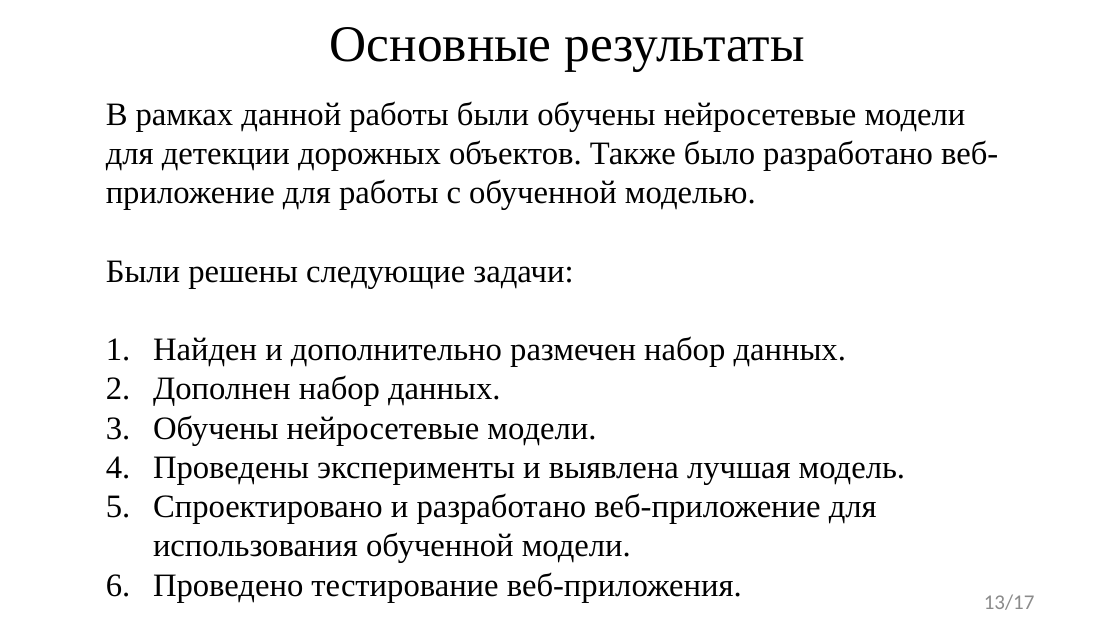
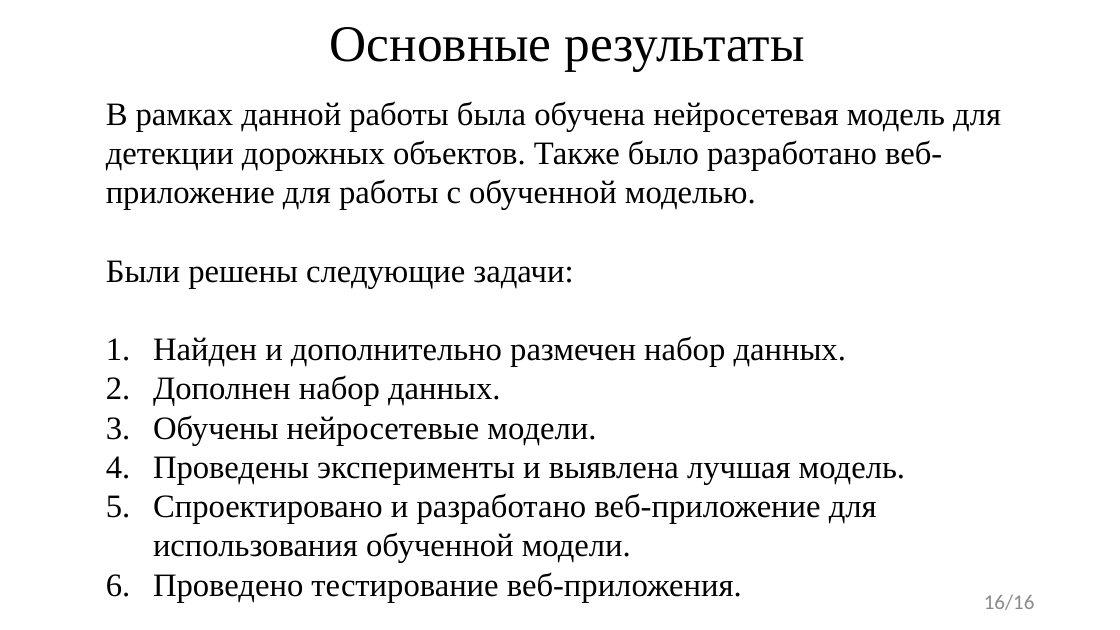
Before and after one commit to FaceMan01/Homework, a slide deck: slide 16 of ВКР/Презентация ВКР.pptx (slide 13 before the commit). Drawn at 1120x630 pixels with LibreOffice and Linux fonts; fonts in the diff are those of the drawing. Boxes give left, top, right and bottom in pixels: in the first picture for what was removed or moved away, otherwise in the second. Text is boxed around its words. In the diff, an @@ line names an element or a change of style, - is before the commit and + after.

```diff
--- a/ВКР/Презентация ВКР.pptx
+++ b/ВКР/Презентация ВКР.pptx
@@ text at <box>106,101,1001,210</box>: text changed @@
-В рамках данной работы были обучены нейросетевые модели для детекции дорожных объектов. Также было разработано веб-приложение для работы с обученной моделью.
+В рамках данной работы была обучена нейросетевая модель для детекции дорожных объектов. Также было разработано веб-приложение для работы с обученной моделью.
@@ page number at <box>984,594,1035,610</box>: text changed @@
-13/17
+16/16
```
Also in this commit, not shown: 3 other slides changed, 9 slides added, 6 slides removed, 2 other files.
